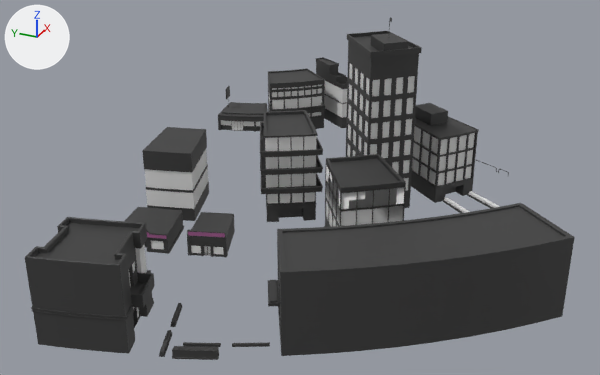
The FBX model Assets/FBX/cityBuildingsfbx.fbx: old version first, new version second.
The view is the same before and after, from a 50 mm camera at (-36.5, -18.6, 12.8) aimed at (-13.9, -8.4, 1.5). Arrows for +X, +Y and +Z are at upper left; the lights stay in place. Where no turn or scale is listed for an object, it has been applied to the vertices.

In view in the first picture: 'TallBuilding.017', 'bank.001', 'city.393', 'city.394', 'city.395', 'city.397', 'city.398', 'city.403', 'city.407', 'city.413', 'city.414', 'city.415', 'city.416', 'city.417', 'facing buildings.031', 'shop.013', 'shop.014'.
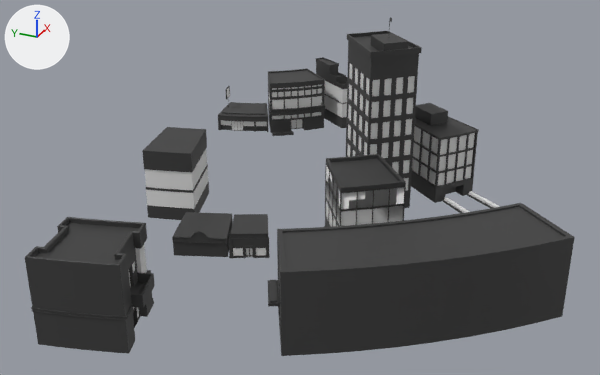
Pixel boxes (x1, y1, x2, y2) of what changed, in the pictures (600 x 375 px):
'city.394', deleted
    before: (260, 110, 323, 222)
'shop.014', moved, turned
    before: (187, 212, 235, 257)
    after: (229, 214, 270, 258)
'city.1385', added
    after: (172, 212, 233, 257)
'city.393', deleted
    before: (124, 207, 184, 254)
'city.417', deleted (black)
    before: (172, 346, 219, 360)
'city.413', deleted
    before: (159, 330, 172, 357)
'city.415', deleted
    before: (232, 342, 270, 347)
'city.416', deleted
    before: (183, 342, 221, 347)
'city.414', deleted
    before: (171, 303, 182, 327)
'city.1209', added
    after: (272, 131, 294, 136)

What changed in the scene script:
```text
Add me_plane_1225:
    me_plane_1225.from_pydata([(-0.304, 0.345, -0.085), (-0.304, 0.345, 0.034), (0.191, -0.418, -0.085), (-0.186, 0.412, -0.085), (-0.186, 0.412, 0.034), (0.3, -0.338, -0.085), (0.3, -0.338, 0.034), (0.191, -0.418, 0.034), (0.278, -0.338, 0.034), (-0.195, 0.392, 0.034), (0.198, -0.397, 0.034), (0.278, -0.338, 0.016), (-0.195, 0.392, 0.016), (0.198, -0.397, 0.016), (-0.282, 0.343, 0.016), (-0.282, 0.343, 0.034)], [], [(2, 7, 1, 0), (1, 4, 3, 0), (0, 3, 5, 2), (5, 3, 4, 6), (2, 5, 6, 7), (9, 8, 6, 4), (8, 10, 7, 6), (8, 9, 12, 11), (10, 8, 11, 13), (13, 11, 12, 14), (15, 10, 13, 14), (9, 15, 14, 12), (10, 15, 1, 7), (15, 9, 4, 1)])
    me_plane_1225.materials.append(mat_material)  # black #3b3b3b
Add me_plane_1401:
    me_plane_1401.from_pydata(...)  # 84 vertices, 72 faces; spans x -1.13..1.07, y -1.11..1.02, z -0.39..0.52
    me_plane_1401.materials.append(mat_material)  # black #3b3b3b
Change ob_shop_014:
    ob_shop_014.rotation_euler: (0.0, 0.0, -0.127) -> (0.0, 0.0, 0.0)  # degrees (0, 0, -7.3) -> degrees (0, 0, 0)
    ob_shop_014.location: (-16.0, -6.29, 0.39) -> (-15.6, -7.45, 0.39)
Remove ob_city_393:
    ob_city_393 = bpy.data.objects.new('city.393', me_plane_1973)
    ob_city_393.location = (-16.57, -4.36, 0.42)
Remove ob_city_413:
    ob_city_413 = bpy.data.objects.new('city.413', me_plane_2009)
    ob_city_413.location = (-21.39, -7.94, 0.04)
Remove ob_city_394:
    ob_city_394 = bpy.data.objects.new('city.394', me_plane_1974)
    ob_city_394.location = (-12.5, -7.35, 1.52)
Remove ob_city_415:
    ob_city_415 = bpy.data.objects.new('city.415', me_plane_2011)
    ob_city_415.location = (-20.51, -10.0, 0.04)
Remove ob_city_417:
    ob_city_417 = bpy.data.objects.new('city.417', me_plane_2013)
    ob_city_417.location = (-21.47, -8.9, 0.14)
Remove ob_city_416:
    ob_city_416 = bpy.data.objects.new('city.416', me_plane_2012)
    ob_city_416.location = (-21.03, -8.83, 0.04)
Remove ob_city_414:
    ob_city_414 = bpy.data.objects.new('city.414', me_plane_2010)
    ob_city_414.location = (-20.11, -7.48, 0.04)
Add ob_city_1209:
    ob_city_1209 = bpy.data.objects.new('city.1209', me_plane_1225)
    ob_city_1209.location = (-6.21, -4.16, 0.08)
Add ob_city_1385:
    ob_city_1385 = bpy.data.objects.new('city.1385', me_plane_1401)
    ob_city_1385.location = (-16.16, -6.1, 0.42)
```
